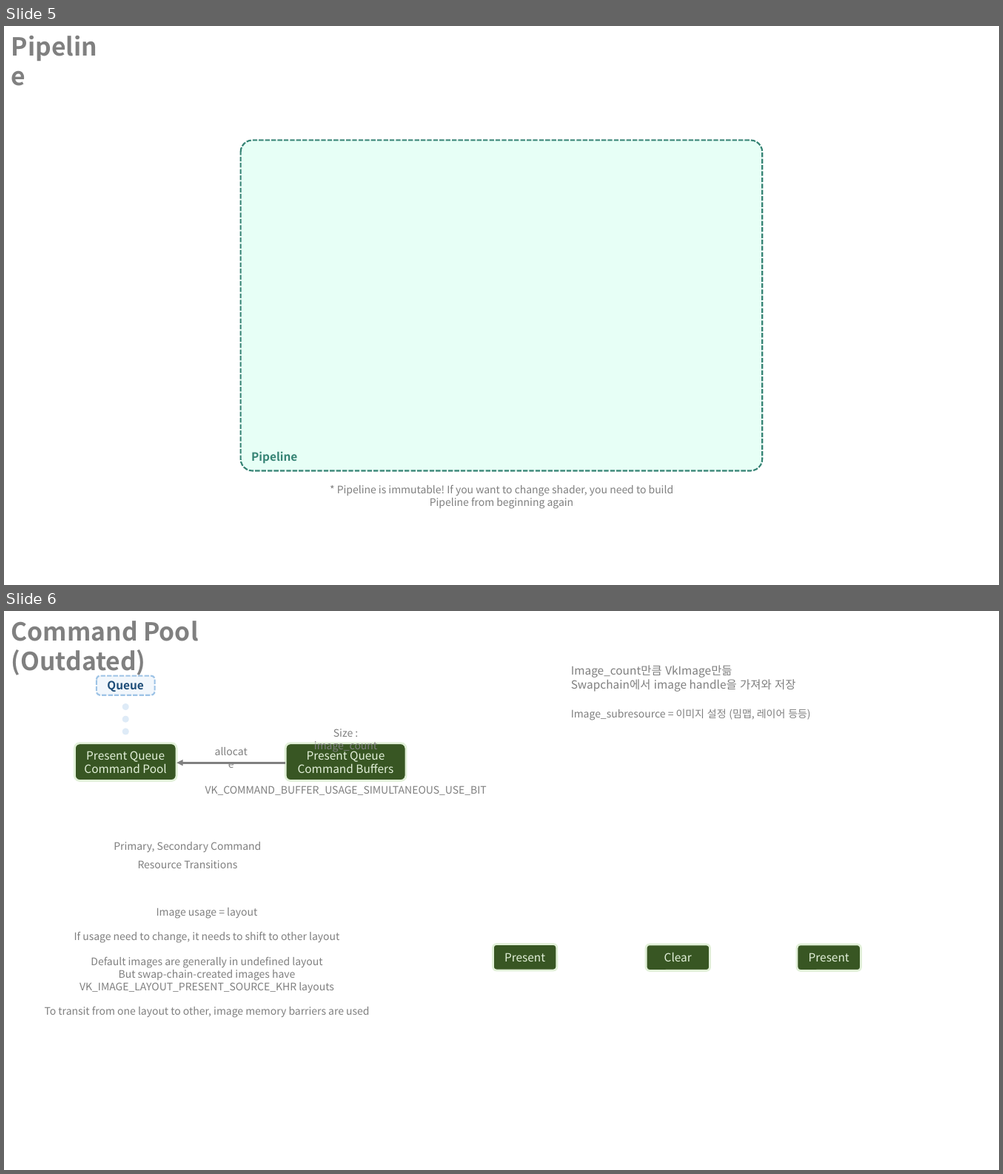
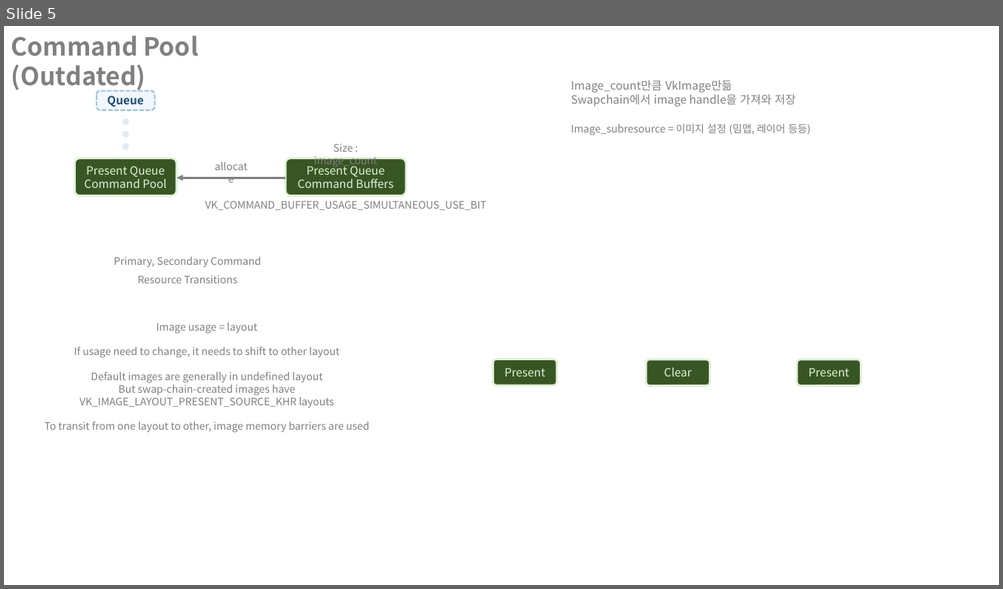
Before and after one commit to CabbageOni/VulcanFramework, a slide deck: vulkan.pptx. Shown one above the other, each under a label of ours: slides 5 and 6 before the commit, slide 5 after it. The pictures are 1003x1174 and 1003x589 pixels, drawn with LibreOffice and Linux fonts; fonts in the diff are those of the drawing. Boxes give left, top, right and bottom in pixels: in the first picture for what was removed or moved away, otherwise in the second. Text is boxed around its words. In the diff, an @@ line names an element or a change of style, - is before the commit and + after.

```diff
--- a/vulkan.pptx
+++ b/vulkan.pptx
@@ slide 5 removed at <box>4,26,999,585</box>, background #FFFFFF @@
@@ rounded rectangle removed at <box>241,140,762,471</box> @@
-Pipeline
@@ text removed at <box>251,452,297,464</box> @@
-Pipeline
@@ text removed at <box>337,486,674,509</box> @@
-* Pipeline is immutable! If you want to change shader, you need to build Pipeline from beginning again
@@ what was slide 6 is now slide 5 @@
```
Also in this commit, not shown: 3 slides changed, 2 other files.
